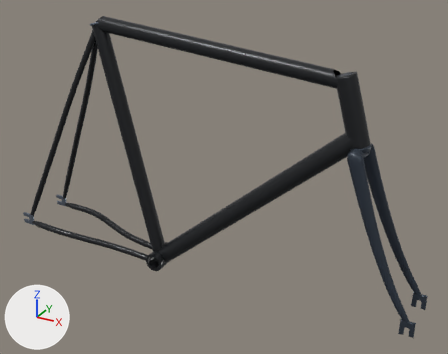
The glTF model frontend/public/models/frames/dosnoventa-03-det-l.glb: old version first, new version second.
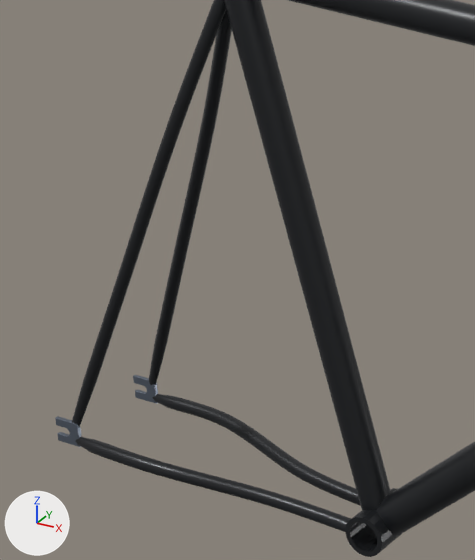
The first picture shows the older version from a camera (50 mm lens) standing at (0.784, -1.101, 0.805) and looking at (0.17, 0.015, 0.247). The close-ups show the older and then the newer version on the part from 0% to 45% of the width and 10% to 77% of the height of that picture. Only the edits that show in the close-ups are written down. Every picture has the same lights, and +X, +Y and +Z are marked at lower left. Where no turn or scale is listed for an object, it has been applied to the vertices. Vertices at exactly the same position are counted once.

The older version as bpy lines, for what is in view:
```python
ob_paint_chainstay__1 = bpy.data.objects.new('paint_chainstay_-1', me_mesh_5)
ob_paint_chainstay__1.location = (-0.38, 0.0, 0.041)
ob_paint_seatstay_1 = bpy.data.objects.new('paint_seatstay_1', me_mesh_7)
ob_paint_seatstay_1.location = (-0.38, 0.0, 0.041)
ob_paint_seatstay__1 = bpy.data.objects.new('paint_seatstay_-1', me_mesh_4)
ob_paint_seatstay__1.location = (-0.38, 0.0, 0.041)
ob_paint_top = bpy.data.objects.new('paint_top', me_mesh_0)
ob_paint_top.location = (-0.38, 0.0, 0.041)
ob_rear_dropout_1 = bpy.data.objects.new('rear_dropout_1', me_mesh_6)
ob_rear_dropout_1.parent = ob_frame_and_fork
ob_rear_dropout_1.location = (0.0, -0.0625, 0.0)
ob_rear_dropout__1 = bpy.data.objects.new('rear_dropout_-1', me_mesh_6)
ob_rear_dropout__1.parent = ob_frame_and_fork
ob_rear_dropout__1.location = (0.0, 0.0625, 0.0)
# also in view: 'paint_seat' at (-0.072, 0.0, 0.289); 'paint_bottom_bracket' at (0.0, 0.0, 0.0); 'paint_chainstay_1' at (-0.194, -0.045, 0.017); 'paint_down' at (0.232, 0.0, 0.197)
```
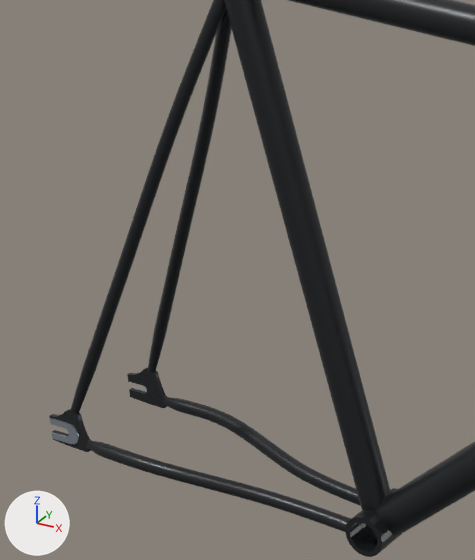
Where the newer file only moved an object's origin or applied its transform, the numbers keep the older frame.

What changed in the scene script:
```text
Change mat_material_6:
    mat_material_6.base_color: (0.15, 0.178, 0.227) -> (0.0176, 0.0194, 0.0222)  # greyish blue #6c7583 -> black #242629
    mat_material_6.metallic: 0.7 -> 0.35
Change mat_material_7:
    mat_material_7.base_color: (0.0176, 0.0194, 0.0222) -> (0.44, 0.491, 0.558)  # black #242629 -> light grey #b1bac5
    mat_material_7.metallic: 0.35 -> 0.85
Change me_mesh_4:
    used by ob_paint_seatstay__1; location = (-0.38, 0.0, 0.041)
    remove me_mesh_4.from_pydata(...)  # 136 vertices, 256 faces; spans x 0.007..0.232, y -0.003..0.065, z 0.006..0.508
    add me_mesh_4.from_pydata(...)  # 136 vertices, 256 faces; spans x 0.008..0.232, y -0.003..0.065, z 0.022..0.508
    me_mesh_4 part 1: the whole mesh is scaled about its middle by (0.995, 0.999, 0.968), then moved by (0.0, 0.0, 0.008)
Change me_mesh_5:
    used by ob_paint_chainstay__1; location = (-0.38, 0.0, 0.041)
    remove me_mesh_5.from_pydata(...)  # 250 vertices, 480 faces; spans x 0.012..0.359, y 0.017..0.072, z -0.047..-0.001
    add me_mesh_5.from_pydata(...)  # 250 vertices, 480 faces; spans x 0.027..0.359, y 0.017..0.072, z -0.047..-0.002
    me_mesh_5 part 2: 130 of 250 vertices moved; they spanned x 0.012..0.195, y 0.039..0.072, z -0.029..-0.001 and now span x 0.027..0.195, y 0.039..0.072, z -0.029..-0.002; mean shift (0.005, 0.0, 0.0); largest move (0.012, 0.062, -0.013) -> (0.027, 0.062, -0.014)
Change me_mesh_6:
    used by ob_rear_dropout__1; parent = ob_frame_and_fork; location = (0.0, 0.0625, 0.0)
    remove me_mesh_6.from_pydata(...)  # 76 vertices, 148 faces; spans x -0.0145..0.0185, y -0.0025..0.0025, z -0.0145..0.0145
    add me_mesh_6.from_pydata(...)  # 80 vertices, 156 faces; spans x -0.023..0.0362, y -0.0025..0.0025, z -0.0181..0.0302
    me_mesh_6 part 3: the whole mesh is rebuilt
Change me_mesh_7:
    used by ob_paint_seatstay_1; location = (-0.38, 0.0, 0.041)
    remove me_mesh_7.from_pydata(...)  # 136 vertices, 256 faces; spans x 0.007..0.232, y -0.065..0.003, z 0.006..0.508
    remove me_mesh_7.materials.append(mat_material_7)  # black #242629
    add me_mesh_7.from_pydata(...)  # 136 vertices, 256 faces; spans x 0.008..0.232, y -0.065..0.003, z 0.022..0.508
    me_mesh_7 part 4: the whole mesh is scaled about its middle by (0.995, 0.999, 0.968), then moved by (0.0, 0.0, 0.008)
    add me_mesh_7.materials.append(mat_material_8)  # black #242629
Add me_mesh_10_1:
    me_mesh_10_1.from_pydata(...)  # 80 vertices, 156 faces; spans x -0.023..0.0362, y -0.0025..0.0025, z -0.0181..0.0302
    me_mesh_10_1.materials.append(mat_material_10)  # black #242629
Add me_mesh_7_1:
    me_mesh_7_1.from_pydata(...)  # 60 vertices, 116 faces; spans x -0.0215..0.019, y -0.0006..0.0006, z -0.013..0.013
    me_mesh_7_1.materials.append(mat_material_7)  # light grey #b1bac5
Change ob_rear_dropout_1:
    ob_rear_dropout_1: bpy.data.objects.new('rear_dropout_1', me_mesh_6) -> bpy.data.objects.new('rear_dropout_1', me_mesh_10_1)
Add ob_rear_insert_1_1:
    ob_rear_insert_1_1 = bpy.data.objects.new('rear_insert_1_1', me_mesh_7_1)
    ob_rear_insert_1_1.parent = ob_frame_and_fork
    ob_rear_insert_1_1.location = (0.0, -0.0656, 0.0)
```

Location of each change, [x1, y1, x2, y2] in pixels of the close-ups (475 x 560 px; the box of a moved part takes in the faces that stretch with it):
'paint_seatstay_1', rescaled: before [72, 0, 226, 427]; after [71, 0, 226, 414]
'paint_seatstay_-1', rescaled: before [149, 10, 232, 385]; after [148, 10, 232, 373]
'paint_chainstay_-1', reshaped: before [153, 394, 361, 506]; after [162, 397, 361, 506]
'rear_dropout_1', recoloured, surface changed, reshaped (57% wider, 38% taller): before [55, 416, 82, 447]; after [49, 409, 92, 452]
'rear_dropout_-1', recoloured, surface changed, reshaped (greyish blue to black, 58% wider, 40% taller): before [133, 375, 158, 404]; after [127, 367, 167, 408]
'rear_insert_1_1', added: after [50, 418, 79, 444]
part 2 of me_mesh_5, moved or reshaped: before [153, 394, 279, 460]; after [162, 397, 279, 459]
part 3 of me_mesh_6, moved or reshaped: before [55, 375, 158, 447]; after [127, 367, 167, 408]
